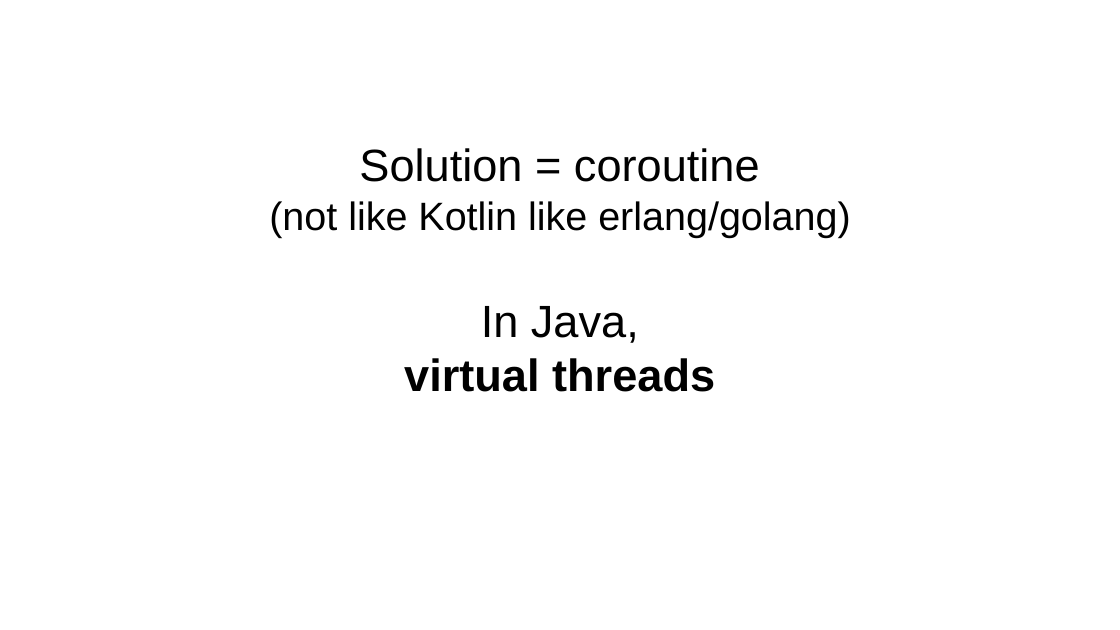
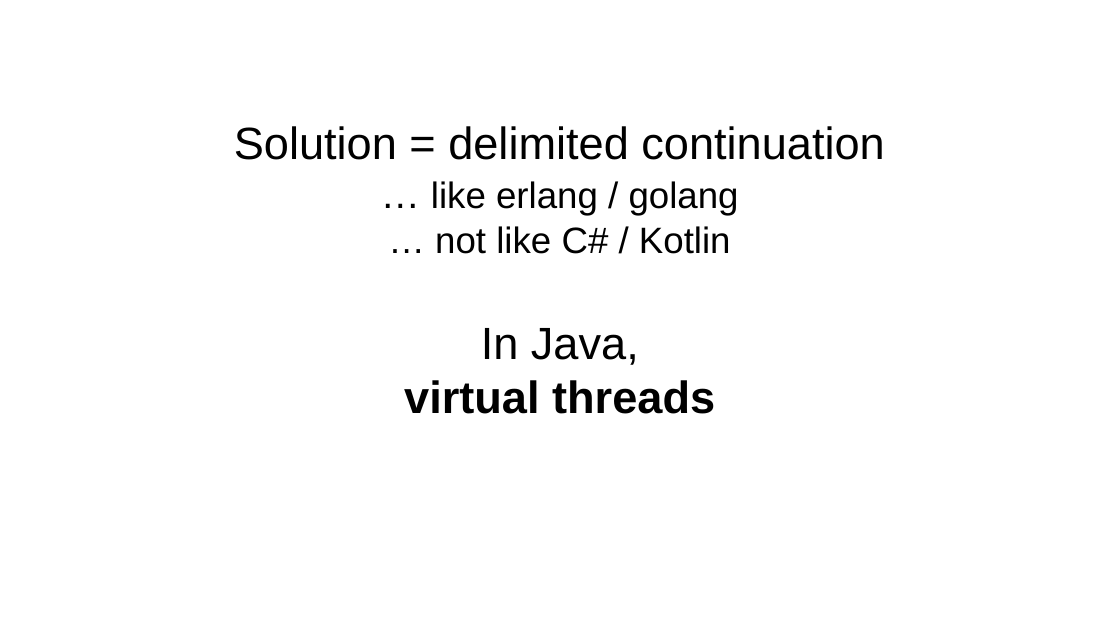
Before and after one commit to forax/loom-fiber, a slide deck: slide 12 of loom is looming.odp. Drawn at 1120x630 pixels with LibreOffice and Linux fonts; fonts in the diff are those of the drawing. Boxes give left, top, right and bottom in pixels: in the first picture for what was removed or moved away, otherwise in the second. Text is boxed around its words. In the diff, an @@ line names an element or a change of style, - is before the commit and + after.

Commit message:
not coroutine, continuation !

```diff
--- a/loom is looming.odp
+++ b/loom is looming.odp
@@ subtitle at (234, 126, 884, 414): text changed @@
-Solution = coroutine
-(not like Kotlin like erlang/golang)
-In Java,
-virtual threads
+Solution = delimited continuation
+… like erlang / golang
+… not like C# / Kotlin
+In Java,
+virtual threads
```
Also in this commit, not shown: 1 other slide changed, 1 other file.
